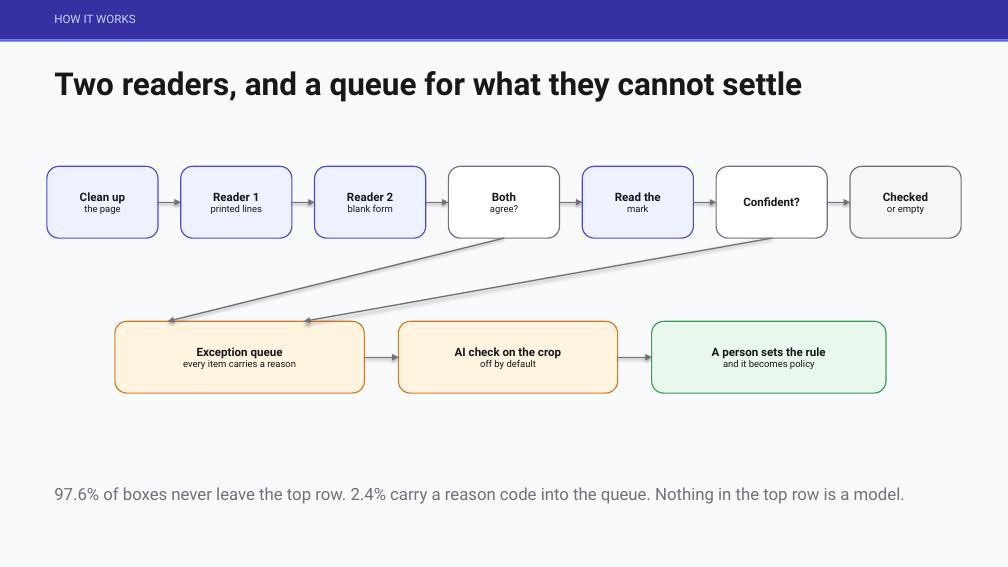
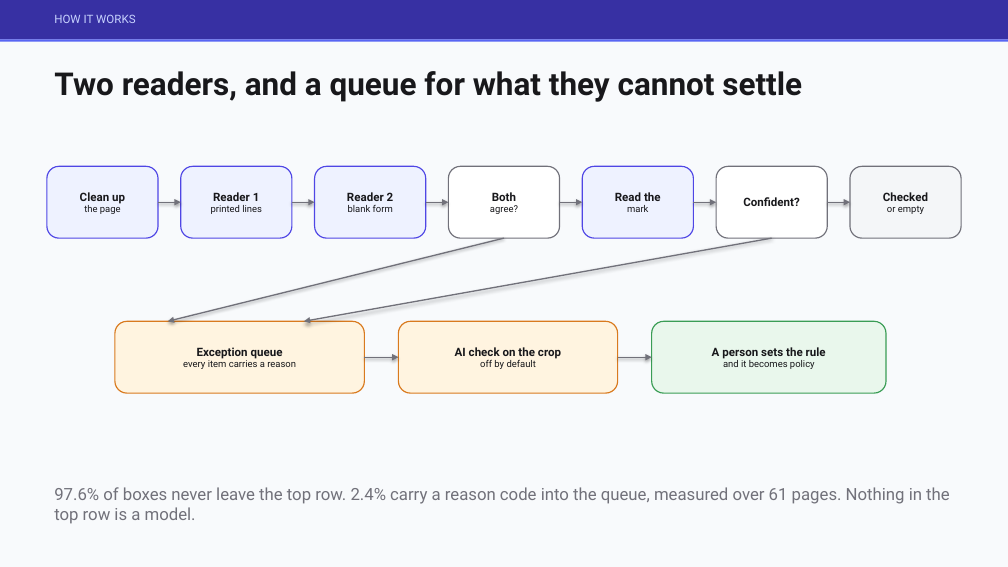
Before and after one commit to jameswniu/synthetic-image-recognition-cnn-harness, a slide deck: slide 4 of deliverables/checkbox-approach.pptx. Drawn at 1008x567 pixels with LibreOffice and Linux fonts; fonts in the diff are those of the drawing. Boxes give left, top, right and bottom in pixels: in the first picture for what was removed or moved away, otherwise in the second. Text is boxed around its words. In the diff, an @@ line names an element or a change of style, - is before the commit and + after.

```diff
--- a/deliverables/checkbox-approach.pptx
+++ b/deliverables/checkbox-approach.pptx
@@ text at [54, 487, 950, 524]: text changed @@
-97.6% of boxes never leave the top row. 2.4% carry a reason code into the queue. Nothing in the top row is a model.
+97.6% of boxes never leave the top row. 2.4% carry a reason code into the queue, measured over 61 pages. Nothing in the top row is a model.
```
Also in this commit, not shown: 7 other slides changed, 3 other files.
